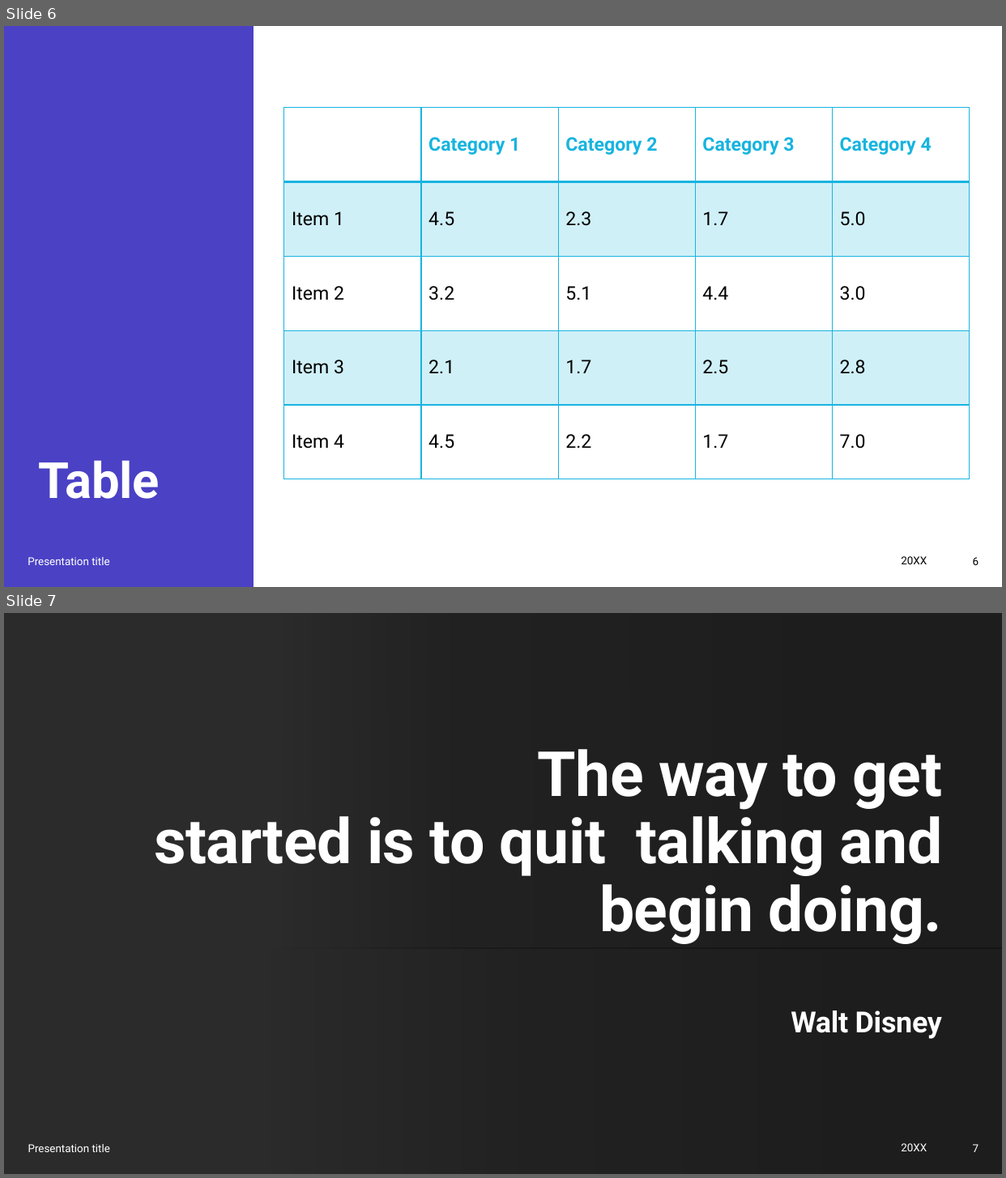
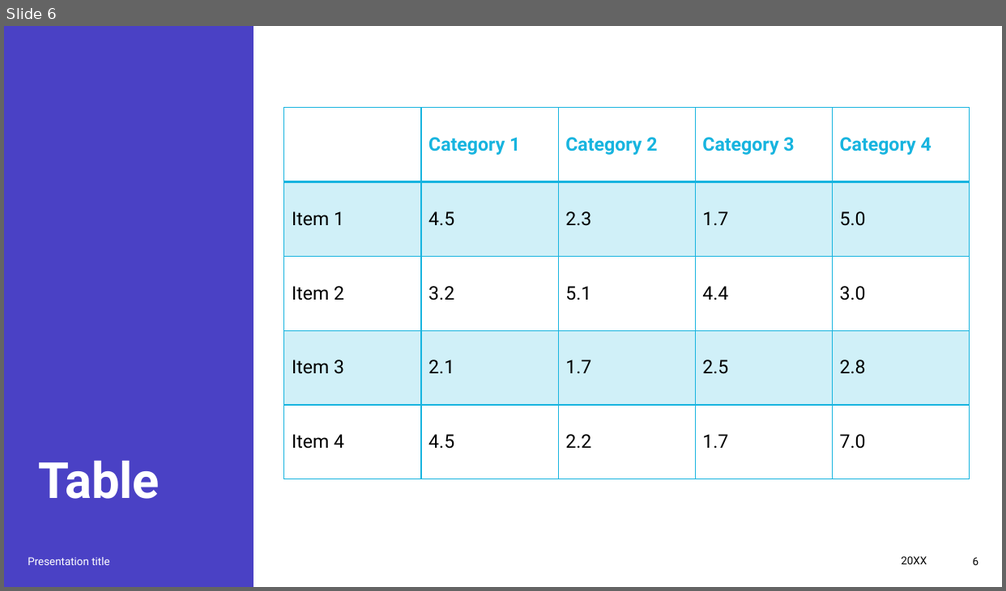
Before and after one commit to suhasburavalla/Fantasy-Baseball-Projections, a slide deck: Standup Meeting 1 Presentation.pptx. Shown one above the other, each under a label of ours: slides 6 and 7 before the commit, slide 6 after it. The pictures are 1006x1178 and 1006x591 pixels, drawn with LibreOffice and Linux fonts; fonts in the diff are those of the drawing; background and template pictures are left out; a plain dark background stands for a picture behind light text. Boxes give left, top, right and bottom in pixels: in the first picture for what was removed or moved away, otherwise in the second. Text is boxed around its words. In the diff, an @@ line names an element or a change of style, - is before the commit and + after.

```diff
--- a/Standup Meeting 1 Presentation.pptx
+++ b/Standup Meeting 1 Presentation.pptx
@@ slide 7 removed at (x1=4, y1=613, x2=1002, y2=1174), background picture (left out) @@
@@ title removed at (x1=154, y1=749, x2=943, y2=944) @@
-The way to get
-started is to quit talking and begin doing.
@@ subtitle removed at (x1=791, y1=1011, x2=942, y2=1039) @@
-Walt Disney
@@ text removed at (x1=28, y1=1144, x2=110, y2=1152) @@
-Presentation title
@@ text removed at (x1=901, y1=1144, x2=927, y2=1152) @@
-20XX
@@ page number removed at (x1=973, y1=1144, x2=979, y2=1152) @@
-7
```
Also in this commit, not shown: 5 slides changed, 1 slide added, 2 other slides removed.
